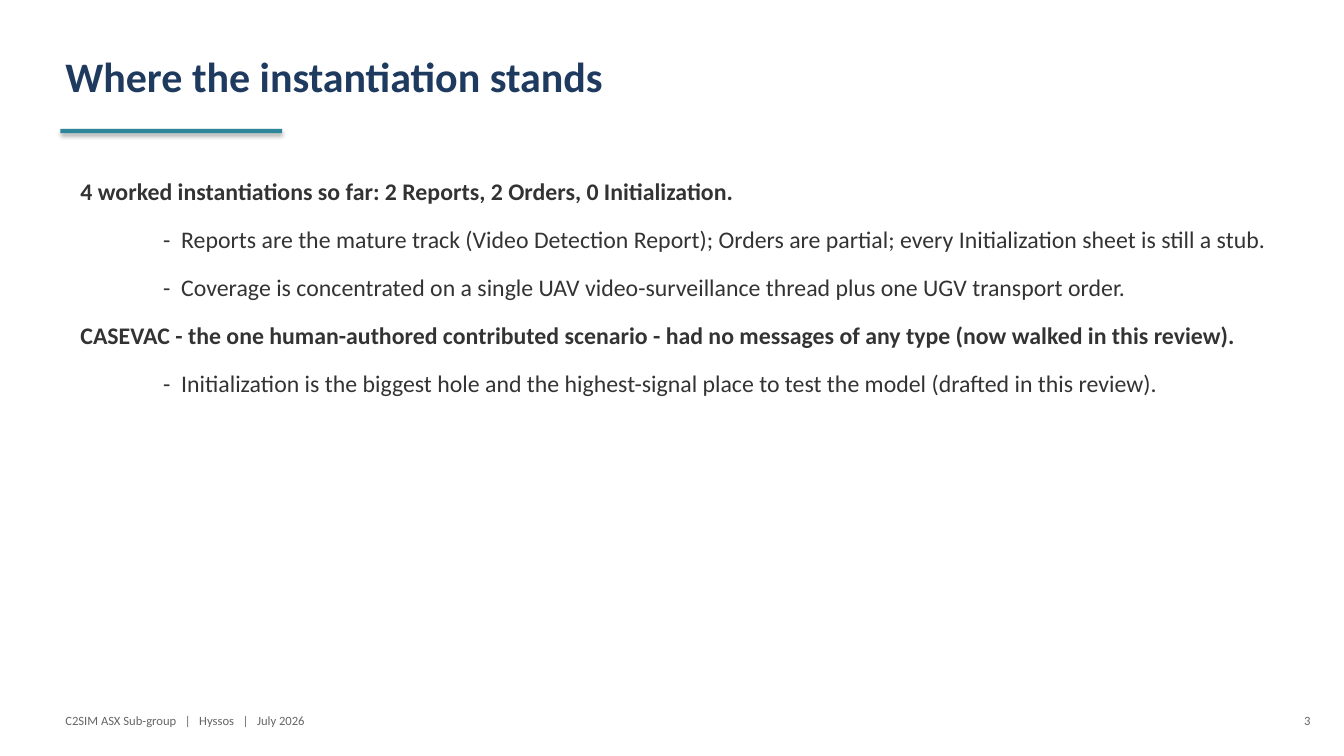
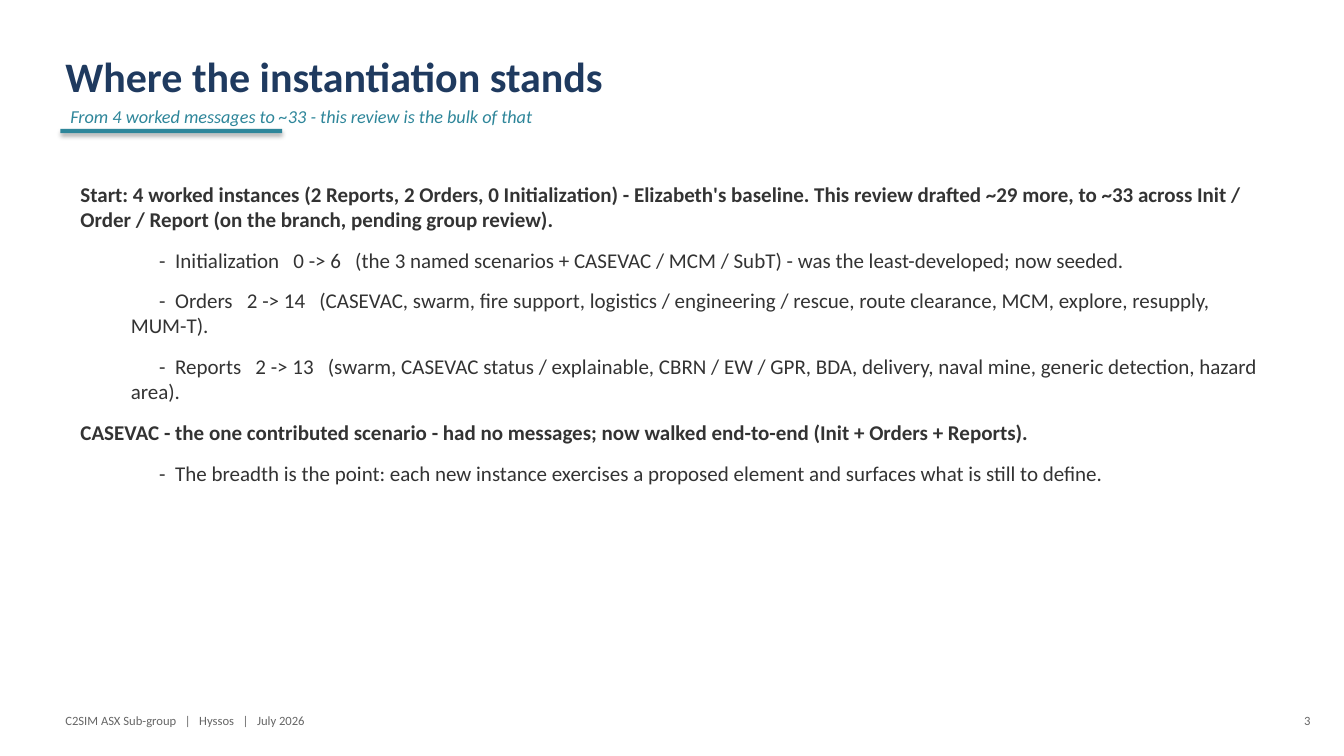
Before and after one commit to hyssostech/C2SIMArtifacts, a slide deck: slide 3 of Subgroups/ASX/InstantiationReview/ASX-Instantiation-Findings.pptx. Drawn at 1344x756 pixels with LibreOffice and Linux fonts; fonts in the diff are those of the drawing. Boxes give left, top, right and bottom in pixels: in the first picture for what was removed or moved away, otherwise in the second. Text is boxed around its words. In the diff, an @@ line names an element or a change of style, - is before the commit and + after.

```diff
--- a/Subgroups/ASX/InstantiationReview/ASX-Instantiation-Findings.pptx
+++ b/Subgroups/ASX/InstantiationReview/ASX-Instantiation-Findings.pptx
@@ text added at box(70, 110, 532, 126), 13 pt, text #2E869A, italic @@
+From 4 worked messages to ~33 - this review is the bulk of that
@@ text at box(80, 186, 1256, 485): text changed; size 17 to 15 pt @@
-4 worked instantiations so far: 2 Reports, 2 Orders, 0 Initialization.
-  - Reports are the mature track (Video Detection Report); Orders are partial; every Initialization sheet is still a stub.
-  - Coverage is concentrated on a single UAV video-surveillance thread plus one UGV transport order.
-CASEVAC - the one human-authored contributed scenario - had no messages of any type (now walked in this review).
-  - Initialization is the biggest hole and the highest-signal place to test the model (drafted in this review).
+Start: 4 worked instances (2 Reports, 2 Orders, 0 Initialization) - Elizabeth's baseline. This review drafted ~29 more, to ~33 across Init / Order / Report (on the branch, pending group review).
+  - Initialization 0 -> 6 (the 3 named scenarios + CASEVAC / MCM / SubT) - was the least-developed; now seeded.
+  - Orders 2 -> 14 (CASEVAC, swarm, fire support, logistics / engineering / rescue, route clearance, MCM, explore, resupply, MUM-T).
+  - Reports 2 -> 13 (swarm, CASEVAC status / explainable, CBRN / EW / GPR, BDA, delivery, naval mine, generic detection, hazard area).
+CASEVAC - the one contributed scenario - had no messages; now walked end-to-end (Init + Orders + Reports).
+  - The breadth is the point: each new instance exercises a proposed element and surfaces what is still to define.
```
Also in this commit, not shown: 18 other slides changed, 2 slides added, 13 other files.
